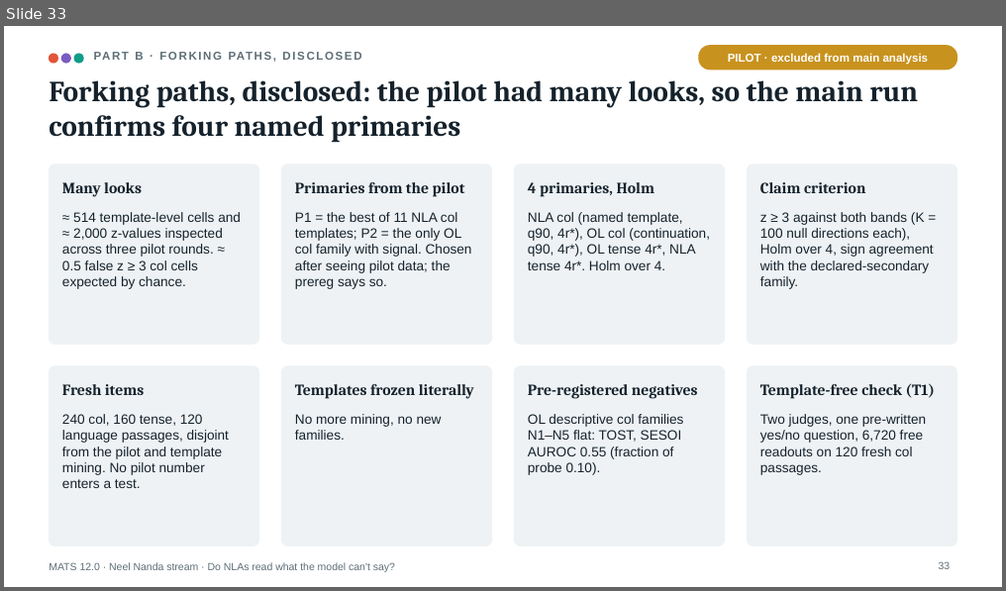
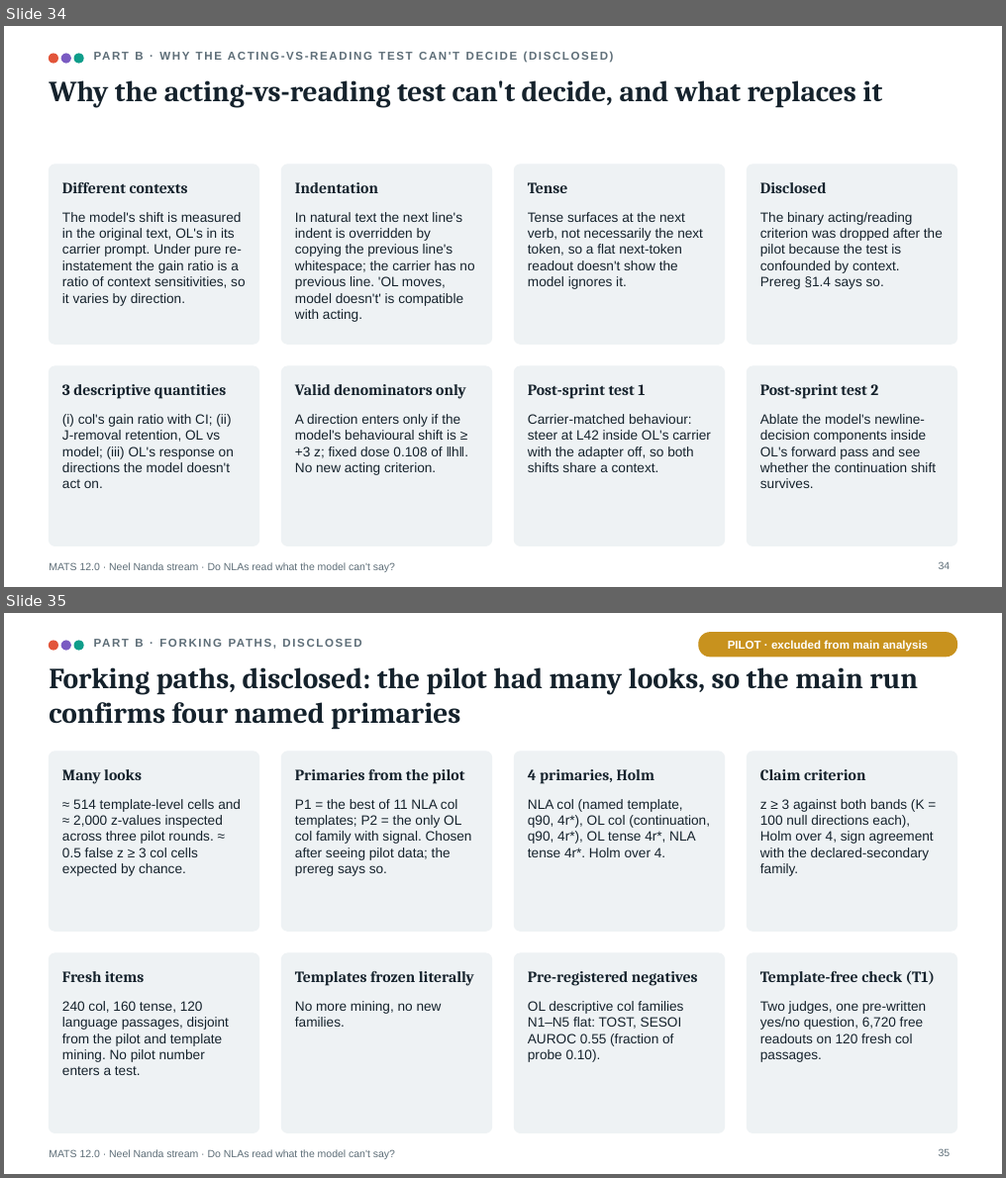
Before and after one commit to Jarus77/mats-nla-workspace, a slide deck: deck/mats_nla_workspace.pptx. Shown one above the other, each under a label of ours: slide 33 before the commit, slides 34 and 35 after it. The pictures are 1006x591 and 1006x1178 pixels, drawn with LibreOffice and Linux fonts; fonts in the diff are those of the drawing. Boxes give left, top, right and bottom in pixels: in the first picture for what was removed or moved away, otherwise in the second. Text is boxed around its words. In the diff, an @@ line names an element or a change of style, - is before the commit and + after.

```diff
--- a/deck/mats_nla_workspace.pptx
+++ b/deck/mats_nla_workspace.pptx
@@ slide 34 added at bbox=[4, 26, 1002, 587], background #FFFFFF; not listed: 1 template element that a slide beside it also shows @@
@@ ellipse added at bbox=[49, 54, 57, 63], fill #E2553A, outline #E2553A 1 pt @@
@@ text added at bbox=[49, 52, 613, 107], 11 pt, text #5E6E78, bold @@
+PART B · WHY THE ACTING-VS-READING TEST CAN'T DECIDE (DISCLOSED)
@@ ellipse added at bbox=[61, 54, 70, 63], fill #7A5BC2, outline #7A5BC2 1 pt @@
@@ ellipse added at bbox=[74, 54, 83, 63], fill #0F9D8A, outline #0F9D8A 1 pt @@
@@ title added at bbox=[122, 52, 882, 107], 28 pt, text #15222C, bold @@
+Why the acting-vs-reading test can't decide, and what replaces it
@@ rounded rectangle added at bbox=[49, 165, 259, 344], fill #EEF2F4, outline #EEF2F4 1 pt @@
@@ rounded rectangle added at bbox=[282, 165, 492, 344], fill #EEF2F4, outline #EEF2F4 1 pt @@
@@ rounded rectangle added at bbox=[515, 165, 725, 344], fill #EEF2F4, outline #EEF2F4 1 pt @@
@@ rounded rectangle added at bbox=[746, 165, 957, 344], fill #EEF2F4, outline #EEF2F4 1 pt @@
@@ text added at bbox=[62, 182, 188, 193], 15 pt, text #15222C, bold @@
+Different contexts
@@ text added at bbox=[295, 182, 378, 193], 15 pt, text #15222C, bold @@
+Indentation
@@ text added at bbox=[528, 182, 567, 193], 15 pt, text #15222C, bold @@
+Tense
@@ text added at bbox=[760, 182, 827, 193], 15 pt, text #15222C, bold @@
+Disclosed
@@ text added at bbox=[62, 212, 245, 306], 13 pt, text #15222C @@
+The model's shift is measured in the original text, OL's in its carrier prompt. Under pure re-instatement the gain ratio is a ratio of context sensitivities, so it varies by direction.
@@ text added at bbox=[295, 212, 474, 322], 13 pt, text #15222C @@
+In natural text the next line's indent is overridden by copying the previous line's whitespace; the carrier has no previous line. 'OL moves, model doesn't' is compatible with acting.
@@ text added at bbox=[528, 212, 703, 289], 13 pt, text #15222C @@
+Tense surfaces at the next verb, not necessarily the next token, so a flat next-token readout doesn't show the model ignores it.
@@ text added at bbox=[760, 212, 943, 289], 13 pt, text #15222C @@
+The binary acting/reading criterion was dropped after the pilot because the test is confounded by context. Prereg §1.4 says so.
@@ rounded rectangle added at bbox=[49, 367, 259, 547], fill #EEF2F4, outline #EEF2F4 1 pt @@
@@ rounded rectangle added at bbox=[282, 367, 492, 547], fill #EEF2F4, outline #EEF2F4 1 pt @@
@@ rounded rectangle added at bbox=[515, 367, 725, 547], fill #EEF2F4, outline #EEF2F4 1 pt @@
@@ rounded rectangle added at bbox=[746, 367, 957, 547], fill #EEF2F4, outline #EEF2F4 1 pt @@
@@ text added at bbox=[62, 384, 226, 399], 15 pt, text #15222C, bold @@
+3 descriptive quantities
@@ text added at bbox=[295, 384, 466, 399], 15 pt, text #15222C, bold @@
+Valid denominators only
@@ text added at bbox=[528, 384, 645, 399], 15 pt, text #15222C, bold @@
+Post-sprint test 1
@@ text added at bbox=[760, 384, 878, 399], 15 pt, text #15222C, bold @@
+Post-sprint test 2
@@ text added at bbox=[62, 414, 234, 488], 13 pt, text #15222C @@
+(i) col's gain ratio with CI; (ii) J-removal retention, OL vs model; (iii) OL's response on directions the model doesn't act on.
@@ text added at bbox=[295, 414, 469, 475], 13 pt, text #15222C @@
+A direction enters only if the model's behavioural shift is ≥ +3 z; fixed dose 0.108 of ‖h‖. No new acting criterion.
@@ text added at bbox=[528, 414, 711, 472], 13 pt, text #15222C @@
+Carrier-matched behaviour: steer at L42 inside OL's carrier with the adapter off, so both shifts share a context.
@@ text added at bbox=[760, 414, 936, 488], 13 pt, text #15222C @@
+Ablate the model's newline-decision components inside OL's forward pass and see whether the continuation shift survives.
@@ page number added at bbox=[939, 562, 950, 570], 10 pt, text #5E6E78 @@
+34
@@ what was slide 33 is now slide 35 @@
@@ page number at bbox=[939, 1149, 950, 1157]: text changed @@
-33
+35
```
Also in this commit, not shown: 16 slides changed, 2 other slides added, 7 other files.
